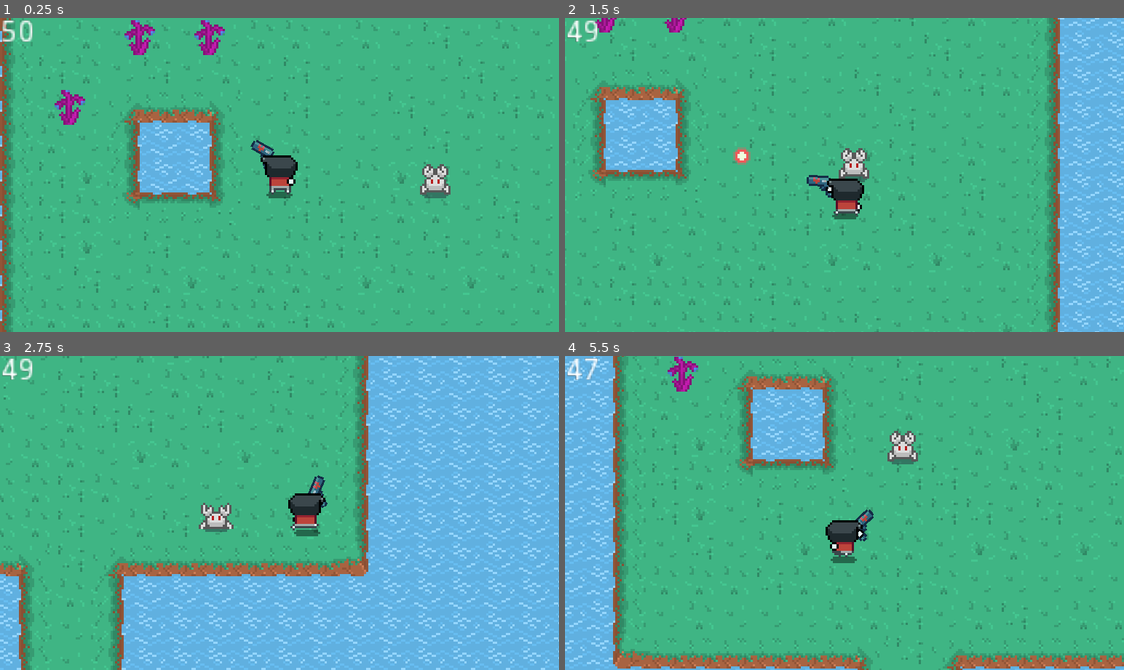
Above: before the commit, frames 1-4 (two rows, left to right).
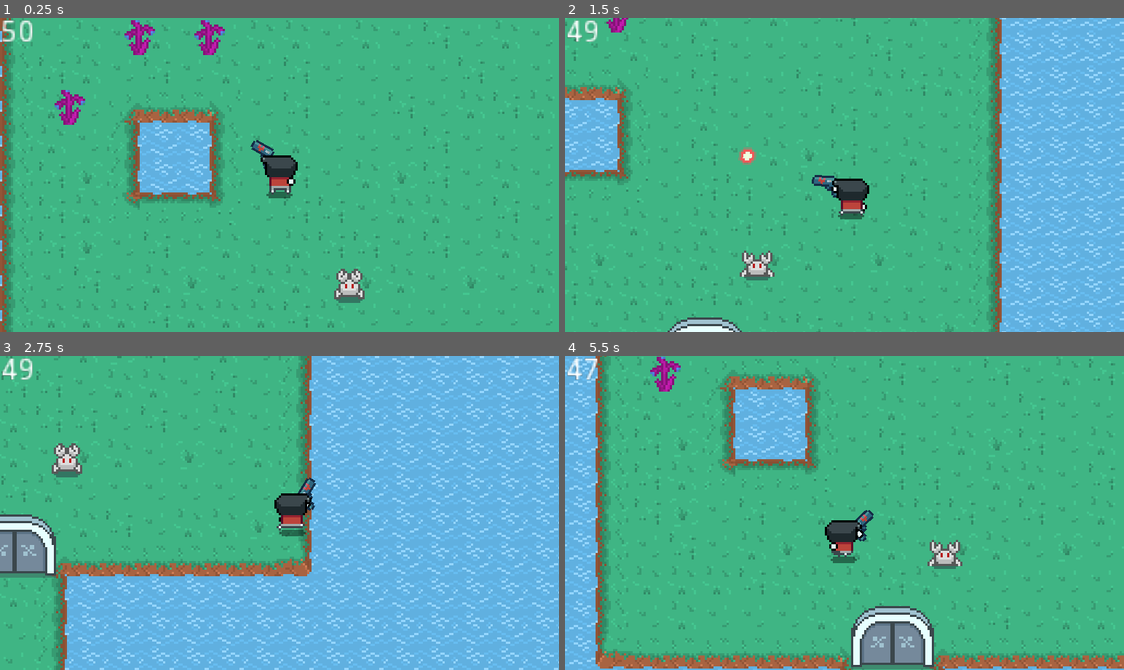
Above: after the commit, the same moments.

Repository: BytePlayersStudio/LD44
Game: Godot game, scene res://Scenes/LevelJam.tscn
Two runs of this game, one before a commit and one after it. Both use one fixed random seed, a clock stepped at 60 frames per second and the inputs below.
Inputs (mouse positions are in pixels of both pictures, inside the frame that each line leads up to):
- Up to frame 1 (0.25 s): no input
- Up to frame 2 (1.5 s): move the mouse to (967, 159) at 0.52 s; hold D (move_right) 0.53-1.28 s; right-click (967, 159) at 0.6 s; move the mouse to (732, 190) at 1.27 s; hold S (move_down) from 1.28 s (still down); click (732, 190) at 1.35 s
- Up to frame 3 (2.75 s): move the mouse to (335, 443) at 2.02 s; release S (move_down) at 2.03 s; hold D (move_right) from 2.03 s (still down); right-click (335, 443) at 2.1 s
- Up to frame 4 (5.5 s): move the mouse to (816, 575) at 2.77 s; release D (move_right) at 2.78 s; hold W (move_up) 2.78-3.53 s; click (816, 575) at 2.85 s; move the mouse to (1012, 560) at 3.52 s; hold A (move_left) 3.53-5.03 s; right-click (1012, 560) at 3.6 s; move the mouse to (676, 465) at 4.27 s; click (676, 465) at 4.35 s; move the mouse to (872, 513) at 5.02 s; hold S (move_down) from 5.03 s (still down); right-click (872, 513) at 5.1 s

The runs differ from the first frame. In frame 1, 0.9% of the frame differs, in the area x 59-81%, y 46-91%; in frame 2, 29%; in frame 3, 31%, in the area x 0-100%, y 0-100%; in frame 4, 22%.

Commit message:
EnemyActivator working and sector tutorial

Diff:
--- a/LD44/Scenes/EnemiesInSector.tscn
+++ b/LD44/Scenes/EnemiesInSector.tscn
@@ -4,7 +4,7 @@
 [ext_resource path="res://Scripts/EnemyActivationArea.gd" type="Script" id=2]
 
 [sub_resource type="RectangleShape2D" id=1]
-extents = Vector2( 8, 88 )
+extents = Vector2( 24, 24 )
 
 [node name="EnemiesInSector" type="YSort"]
 script = ExtResource( 1 )
--- a/LD44/Scenes/LevelJam.tscn
+++ b/LD44/Scenes/LevelJam.tscn
@@ -1,18 +1,16 @@
 [gd_scene load_steps=7 format=2]
 
 [ext_resource path="res://Scenes/BaseLevel.tscn" type="PackedScene" id=1]
-[ext_resource path="res://Scenes/NPCs/Enemy.tscn" type="PackedScene" id=2]
+[ext_resource path="res://Scenes/Environment/SouthDoor.tscn" type="PackedScene" id=2]
 [ext_resource path="res://Scenes/EnemiesInSector.tscn" type="PackedScene" id=3]
-[ext_resource path="res://Scenes/LifeSource.tscn" type="PackedScene" id=4]
+[ext_resource path="res://Scenes/NPCs/Enemy.tscn" type="PackedScene" id=4]
+[ext_resource path="res://Scenes/LifeSource.tscn" type="PackedScene" id=5]
 
 [sub_resource type="NavigationPolygon" id=1]
 vertices = PoolVector2Array( 136, -88, 136, 88, 24, 88, -24, 8, -24, -40, -120, -88, -72, -40, -120, 88, -72, 8, -8, 88 …(542 unchanged characters)…
 polygons = [ PoolIntArray( 0, 1, 2, 3, 4 ), PoolIntArray( 5, 0, 4, 6 ), PoolIntArray( 7, 5, 6, 8 ), PoolIntArray( 9, 7, …(937 unchanged characters)…
 outlines = [ PoolVector2Array( -120, -88, -120, 88, -8, 88, -8, 184, -120, 184, -120, 264, -56, 264, -56, 344, -216, 34 …(606 unchanged characters)…
 
-[sub_resource type="RectangleShape2D" id=2]
-extents = Vector2( 24, 10 )
-
 [node name="LevelJam" index="0" instance=ExtResource( 1 )]
 
 [node name="WaterMap" parent="." index="1"]
@@ -27,186 +25,191 @@
 [node name="RandomDestinations" parent="." index="5"]
 editor/display_folded = true
 
-[node name="EnemiesInSector" parent="YSort" index="0"]
+[node name="Sector1" type="YSort" parent="YSort" index="0"]
+
+[node name="SouthDoor" parent="YSort/Sector1" index="0" instance=ExtResource( 2 )]
+position = Vector2( 8, 96 )
+
+[node name="EnemiesInSector" parent="YSort/Sector1" index="1" instance=ExtResource( 3 )]
 editor/display_folded = true
 
-[node name="EnemyActivationArea" parent="YSort/EnemiesInSector" index="0"]
+[node name="Enemy" parent="YSort/Sector1/EnemiesInSector" index="1" instance=ExtResource( 4 )]
+position = Vector2( 32, 48 )
+speed = 0
+
+[node name="Sector2" type="YSort" parent="YSort" index="1"]
+
+[node name="SouthDoor" parent="YSort/Sector2" index="0" instance=ExtResource( 2 )]
+position = Vector2( 0, 664 )
+
+[node name="EnemiesInSector" parent="YSort/Sector2" index="1" instance=ExtResource( 3 )]
+
+[node name="EnemyActivationArea" parent="YSort/Sector2/EnemiesInSector" index="0"]
+position = Vector2( 8, 192 )
+
+[node name="Enemy2" parent="YSort/Sector2/EnemiesInSector" index="1" instance=ExtResource( 4 )]
+position = Vector2( -78, 357 )
+
+[node name="Enemy3" parent="YSort/Sector2/EnemiesInSector" index="2" instance=ExtResource( 4 )]
+position = Vector2( 47.42, 288 )
+
+[node name="Enemy4" parent="YSort/Sector2/EnemiesInSector" index="3" instance=ExtResource( 4 )]
+position = Vector2( 193.294, 370 )
+
+[node name="Enemy5" parent="YSort/Sector2/EnemiesInSector" index="4" instance=ExtResource( 4 )]
+position = Vector2( 136, 474 )
+
+[node name="Enemy6" parent="YSort/Sector2/EnemiesInSector" index="5" instance=ExtResource( 4 )]
+position = Vector2( -58, 507 )
+
+[node name="Enemy7" parent="YSort/Sector2/EnemiesInSector" index="6" instance=ExtResource( 4 )]
+position = Vector2( -136, 461 )
+
+[node name="Enemy8" parent="YSort/Sector2/EnemiesInSector" index="7" instance=ExtResource( 4 )]
+position = Vector2( 152, 520 )
+
+[node name="Enemy9" parent="YSort/Sector2/EnemiesInSector" index="8" instance=ExtResource( 4 )]
+position = Vector2( 177.294, 482 )
+
+[node name="Enemy10" parent="YSort/Sector2/EnemiesInSector" index="9" instance=ExtResource( 4 )]
+position = Vector2( 103.42, 528 )
+
+[node name="Enemy11" parent="YSort/Sector2/EnemiesInSector" index="10" instance=ExtResource( 4 )]
+position = Vector2( -72, 562 )
+
+[node name="Enemy12" parent="YSort/Sector2/EnemiesInSector" index="11" instance=ExtResource( 4 )]
+position = Vector2( -6, 584 )
+
+[node name="Enemy13" parent="YSort/Sector2/EnemiesInSector" index="12" instance=ExtResource( 4 )]
+position = Vector2( -152, 522 )
+
+[node name="Enemy14" parent="YSort/Sector2/EnemiesInSector" index="13" instance=ExtResource( 4 )]
+position = Vector2( -192, 483 )
+
+[node name="Enemy15" parent="YSort/Sector2/EnemiesInSector" index="14" instance=ExtResource( 4 )]
+position = Vector2( 13, 479.049 )
+
+[node name="LifeSources" parent="YSort" index="4"]
 editor/display_folded = true
-position = Vector2( 35.6, 0 )
-
-[node name="Enemy" parent="YSort/EnemiesInSector" index="1" instance=ExtResource( 2 )]
-position = Vector2( 71.41, 0 )
-
-[node name="EnemiesInSector2" parent="YSort" index="1" instance=ExtResource( 3 )]
-editor/display_folded = true
-
-[node name="CollisionShape2D" parent="YSort/EnemiesInSector2/EnemyActivationArea" index="0"]
-position = Vector2( 0, 180.2 )
-shape = SubResource( 2 )
-
-[node name="Enemy2" parent="YSort/EnemiesInSector2" index="1" instance=ExtResource( 2 )]
-position = Vector2( -64, 216 )
-
-[node name="Enemy3" parent="YSort/EnemiesInSector2" index="2" instance=ExtResource( 2 )]
-position = Vector2( 47.42, 288 )
-
-[node name="Enemy4" parent="YSort/EnemiesInSector2" index="3" instance=ExtResource( 2 )]
-position = Vector2( 193.294, 370 )
-
-[node name="Enemy5" parent="YSort/EnemiesInSector2" index="4" instance=ExtResource( 2 )]
-position = Vector2( 136, 474 )
-
-[node name="Enemy6" parent="YSort/EnemiesInSector2" index="5" instance=ExtResource( 2 )]
-position = Vector2( -58, 507 )
-
-[node name="Enemy7" parent="YSort/EnemiesInSector2" index="6" instance=ExtResource( 2 )]
-position = Vector2( -136, 461 )
-
-[node name="Enemy8" parent="YSort/EnemiesInSector2" index="7" instance=ExtResource( 2 )]
-position = Vector2( 152, 520 )
-
-[node name="Enemy9" parent="YSort/EnemiesInSector2" index="8" instance=ExtResource( 2 )]
-position = Vector2( 177.294, 482 )
-
-[node name="Enemy10" parent="YSort/EnemiesInSector2" index="9" instance=ExtResource( 2 )]
-position = Vector2( 103.42, 528 )
-
-[node name="Enemy11" parent="YSort/EnemiesInSector2" index="10" instance=ExtResource( 2 )]
-position = Vector2( -72, 562 )
-
-[node name="Enemy12" parent="YSort/EnemiesInSector2" index="11" instance=ExtResource( 2 )]
-position = Vector2( -6, 584 )
-
-[node name="Enemy13" parent="YSort/EnemiesInSector2" index="12" instance=ExtResource( 2 )]
-position = Vector2( -152, 522 )
-
-[node name="Enemy14" parent="YSort/EnemiesInSector2" index="13" instance=ExtResource( 2 )]
-position = Vector2( -192, 483 )
-
-[node name="Enemy15" parent="YSort/EnemiesInSector2" index="14" instance=ExtResource( 2 )]
-position = Vector2( 13, 479.049 )
-
-[node name="LifeSources" parent="YSort" index="3"]
-editor/display_folded = true
-
-[node name="LifeSource" parent="YSort/LifeSources" index="0" instance=ExtResource( 4 )]
+
+[node name="LifeSource" parent="YSort/LifeSources" index="0" instance=ExtResource( 5 )]
 position = Vector2( -32, -64 )
 
-[node name="LifeSource2" parent="YSort/LifeSources" index="1" instance=ExtResource( 4 )]
+[node name="LifeSource2" parent="YSort/LifeSources" index="1" instance=ExtResource( 5 )]
 position = Vector2( -64, -64 )
 
-[node name="LifeSource3" parent="YSort/LifeSources" index="2" instance=ExtResource( 4 )]
+[node name="LifeSource3" parent="YSort/LifeSources" index="2" instance=ExtResource( 5 )]
 position = Vector2( -96, -32 )
 
-[node name="LifeSource4" parent="YSort/LifeSources" index="3" instance=ExtResource( 4 )]
+[node name="LifeSource4" parent="YSort/LifeSources" index="3" instance=ExtResource( 5 )]
 position = Vector2( -104, 200 )
 
-[node name="LifeSource5" parent="YSort/LifeSources" index="4" instance=ExtResource( 4 )]
+[node name="LifeSource5" parent="YSort/LifeSources" index="4" instance=ExtResource( 5 )]
 position = Vector2( -88, 208 )
 
-[node name="LifeSource6" parent="YSort/LifeSources" index="5" instance=ExtResource( 4 )]
+[node name="LifeSource6" parent="YSort/LifeSources" index="5" instance=ExtResource( 5 )]
 position = Vector2( -104, 209 )
 
-[node name="LifeSource7" parent="YSort/LifeSources" index="6" instance=ExtResource( 4 )]
+[node name="LifeSource7" parent="YSort/LifeSources" index="6" instance=ExtResource( 5 )]
 position = Vector2( -104, 224 )
 
-[node name="LifeSource8" parent="YSort/LifeSources" index="7" instance=ExtResource( 4 )]
+[node name="LifeSource8" parent="YSort/LifeSources" index="7" instance=ExtResource( 5 )]
 position = Vector2( 104, 224 )
 
-[node name="LifeSource9" parent="YSort/LifeSources" index="8" instance=ExtResource( 4 )]
+[node name="LifeSource9" parent="YSort/LifeSources" index="8" instance=ExtResource( 5 )]
 position = Vector2( 96, 216 )
 
-[node name="LifeSource10" parent="YSort/LifeSources" index="9" instance=ExtResource( 4 )]
+[node name="LifeSource10" parent="YSort/LifeSources" index="9" instance=ExtResource( 5 )]
 position = Vector2( 112, 240 )
 
-[node name="LifeSource11" parent="YSort/LifeSources" index="10" instance=ExtResource( 4 )]
+[node name="LifeSource11" parent="YSort/LifeSources" index="10" instance=ExtResource( 5 )]
 position = Vector2( 88, 233 )
 
-[node name="LifeSource12" parent="YSort/LifeSources" index="11" instance=ExtResource( 4 )]
+[node name="LifeSource12" parent="YSort/LifeSources" index="11" instance=ExtResource( 5 )]
 position = Vector2( -16, 233 )
 
-[node name="LifeSource13" parent="YSort/LifeSources" index="12" instance=ExtResource( 4 )]
+[node name="LifeSource13" parent="YSort/LifeSources" index="12" instance=ExtResource( 5 )]
 position = Vector2( 144, 360 )
 
-[node name="LifeSource14" parent="YSort/LifeSources" index="13" instance=ExtResource( 4 )]
+[node name="LifeSource14" parent="YSort/LifeSources" index="13" instance=ExtResource( 5 )]
 position = Vector2( 160, 345 )
 
-[node name="LifeSource15" parent="YSort/LifeSources" index="14" instance=ExtResource( 4 )]
+[node name="LifeSource15" parent="YSort/LifeSources" index="14" instance=ExtResource( 5 )]
 position = Vector2( 176, 361 )
 
-[node name="LifeSource16" parent="YSort/LifeSources" index="15" instance=ExtResource( 4 )]
+[node name="LifeSource16" parent="YSort/LifeSources" index="15" instance=ExtResource( 5 )]
 position = Vector2( 160, 368 )
 
-[node name="LifeSource17" parent="YSort/LifeSources" index="16" instance=ExtResource( 4 )]
+[node name="LifeSource17" parent="YSort/LifeSources" index="16" instance=ExtResource( 5 )]
 position = Vector2( -200, 353 )
 
-[node name="LifeSource18" parent="YSort/LifeSources" index="17" instance=ExtResource( 4 )]
+[node name="LifeSource18" parent="YSort/LifeSources" index="17" instance=ExtResource( 5 )]
 position = Vector2( -208, 368 )
 
-[node name="LifeSource19" parent="YSort/LifeSources" index="18" instance=ExtResource( 4 )]
+[node name="LifeSource19" parent="YSort/LifeSources" index="18" instance=ExtResource( 5 )]
 position = Vector2( -168, 384 )
 
-[node name="LifeSource20" parent="YSort/LifeSources" index="19" instance=ExtResource( 4 )]
+[node name="LifeSource20" parent="YSort/LifeSources" index="19" instance=ExtResource( 5 )]
 position = Vector2( -192, 472 )
 
-[node name="LifeSource21" parent="YSort/LifeSources" index="20" instance=ExtResource( 4 )]
+[node name="LifeSource21" parent="YSort/LifeSources" index="20" instance=ExtResource( 5 )]
 position = Vector2( -160, 456 )
 
-[node name="LifeSource22" parent="YSort/LifeSources" index="21" instance=ExtResource( 4 )]
+[node name="LifeSource22" parent="YSort/LifeSources" index="21" instance=ExtResource( 5 )]
 position = Vector2( -144, 480 )
 
-[node name="LifeSource23" parent="YSort/LifeSources" index="22" instance=ExtResource( 4 )]
+[node name="LifeSource23" parent="YSort/LifeSources" index="22" instance=ExtResource( 5 )]
 position = Vector2( -160, 488 )
 
-[node name="LifeSource24" parent="YSort/LifeSources" index="23" instance=ExtResource( 4 )]
+[node name="LifeSource24" parent="YSort/LifeSources" index="23" instance=ExtResource( 5 )]
 position = Vector2( -32, 481 )
 
-[node name="LifeSource25" parent="YSort/LifeSources" index="24" instance=ExtResource( 4 )]
+[node name="LifeSource25" parent="YSort/LifeSources" index="24" instance=ExtResource( 5 )]
 position = Vector2( -8.5, 408 )
 
-[node name="LifeSource26" parent="YSort/LifeSources" index="25" instance=ExtResource( 4 )]
+[node name="LifeSource26" parent="YSort/LifeSources" index="25" instance=ExtResource( 5 )]
 position = Vector2( 5, 408 )
 
-[node name="LifeSource27" parent="YSort/LifeSources" index="26" instance=ExtResource( 4 )]
+[node name="LifeSource27" parent="YSort/LifeSources" index="26" instance=ExtResource( 5 )]
 position = Vector2( 144, 424 )
 
-[node name="LifeSource28" parent="YSort/LifeSources" index="27" instance=ExtResource( 4 )]
+[node name="LifeSource28" parent="YSort/LifeSources" index="27" instance=ExtResource( 5 )]
 position = Vector2( 104, 457 )
 
-[node name="LifeSource29" parent="YSort/LifeSources" index="28" instance=ExtResource( 4 )]
+[node name="LifeSource29" parent="YSort/LifeSources" index="28" instance=ExtResource( 5 )]
 position = Vector2( 152, 465 )
 
-[node name="LifeSource30" parent="YSort/LifeSources" index="29" instance=ExtResource( 4 )]
+[node name="LifeSource30" parent="YSort/LifeSources" index="29" instance=ExtResource( 5 )]
 position = Vector2( 185.294, 504 )
 
-[node name="LifeSource31" parent="YSort/LifeSources" index="30" instance=ExtResource( 4 )]
+[node name="LifeSource31" parent="YSort/LifeSources" index="30" instance=ExtResource( 5 )]
 position = Vector2( 136, 528 )
 
-[node name="LifeSource32" parent="YSort/LifeSources" index="31" instance=ExtResource( 4 )]
+[node name="LifeSource32" parent="YSort/LifeSources" index="31" instance=ExtResource( 5 )]
 position = Vector2( 95.42, 512 )
 
-[node name="LifeSource33" parent="YSort/LifeSources" index="32" instance=ExtResource( 4 )]
+[node name="LifeSource33" parent="YSort/LifeSources" index="32" instance=ExtResource( 5 )]
 position = Vector2( 72, 536 )
 
-[node name="LifeSource34" parent="YSort/LifeSources" index="33" instance=ExtResource( 4 )]
+[node name="LifeSource34" parent="YSort/LifeSources" index="33" instance=ExtResource( 5 )]
 position = Vector2( -112, 544 )
 
-[node name="LifeSource35" parent="YSort/LifeSources" index="34" instance=ExtResource( 4 )]
+[node name="LifeSource35" parent="YSort/LifeSources" index="34" instance=ExtResource( 5 )]
 position = Vector2( -32, 560 )
 
-[node name="LifeSource36" parent="YSort/LifeSources" index="35" instance=ExtResource( 4 )]
+[node name="LifeSource36" parent="YSort/LifeSources" index="35" instance=ExtResource( 5 )]
 position = Vector2( 6, 521 )
 
-[node name="LifeSource37" parent="YSort/LifeSources" index="36" instance=ExtResource( 4 )]
+[node name="LifeSource37" parent="YSort/LifeSources" index="36" instance=ExtResource( 5 )]
 position = Vector2( -80, 506 )
 
-[node name="LifeSource38" parent="YSort/LifeSources" index="37" instance=ExtResource( 4 )]
+[node name="LifeSource38" parent="YSort/LifeSources" index="37" instance=ExtResource( 5 )]
 position = Vector2( -80, 377 )
 
-[node name="LifeSource39" parent="YSort/LifeSources" index="38" instance=ExtResource( 4 )]
+[node name="LifeSource39" parent="YSort/LifeSources" index="38" instance=ExtResource( 5 )]
 position = Vector2( 103.42, 361 )
 
-
-[editable path="YSort/EnemiesInSector"]
-
-[editable path="YSort/EnemiesInSector2"]
+[connection signal="all_enemies_alive" from="YSort/Sector1/EnemiesInSector" to="YSort/Sector1/SouthDoor" method="_on_EnemiesInSector_all_enemies_alive"]
+[connection signal="all_enemies_alive" from="YSort/Sector2/EnemiesInSector" to="YSort/Sector2/SouthDoor" method="_on_EnemiesInSector_all_enemies_alive"]
+
+[editable path="YSort/Sector2/EnemiesInSector"]
--- a/LD44/Scripts/Door/Door.gd
+++ b/LD44/Scripts/Door/Door.gd
@@ -32,3 +32,5 @@
 func _on_CloseDoorTrigger_body_entered(body):
 	if body.get_name() == 'Player' && is_opened():
 		close_door()
+func _on_EnemiesInSector_all_enemies_alive():
+	open_door()
--- a/LD44/Scripts/Enemy.gd
+++ b/LD44/Scripts/Enemy.gd
@@ -45,7 +45,7 @@
 
 
 func spawn_mob():
-	destination = player.global_position
+	destination = player.get_global_position()
 	_make_path()
 	pass
 
@@ -61,6 +61,7 @@
 			chase()
 		states.ALIVE:
 			alive()
+
 
 
 func spawn():
@@ -112,6 +113,7 @@
 	move_and_slide(motion)
 
 
+
 func _update_path():
 	if path.size() > 1:
 		path.remove(0)
@@ -140,7 +142,7 @@
 
 func _on_enemy_activated():
 	spawn_mob()
-	detection_radius = 100
+	detection_radius = 150
 
 func _on_IdleTimer_timeout():
 	change_state(states.ALIVE)
--- a/LD44/Scripts/Player.gd
+++ b/LD44/Scripts/Player.gd
@@ -46,7 +46,7 @@
 		#Play Death animation
 		#Wait till the animation dinishes
 		emit_signal("kill_player")
-
+#	print(Engine.get_frames_per_second())
 
 
 func _physics_process(delta):
